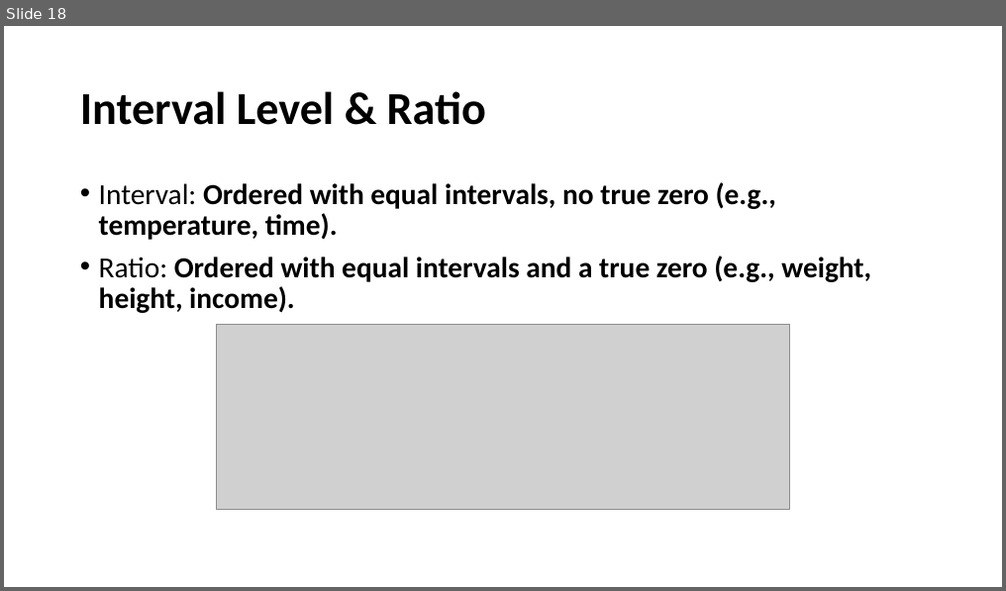
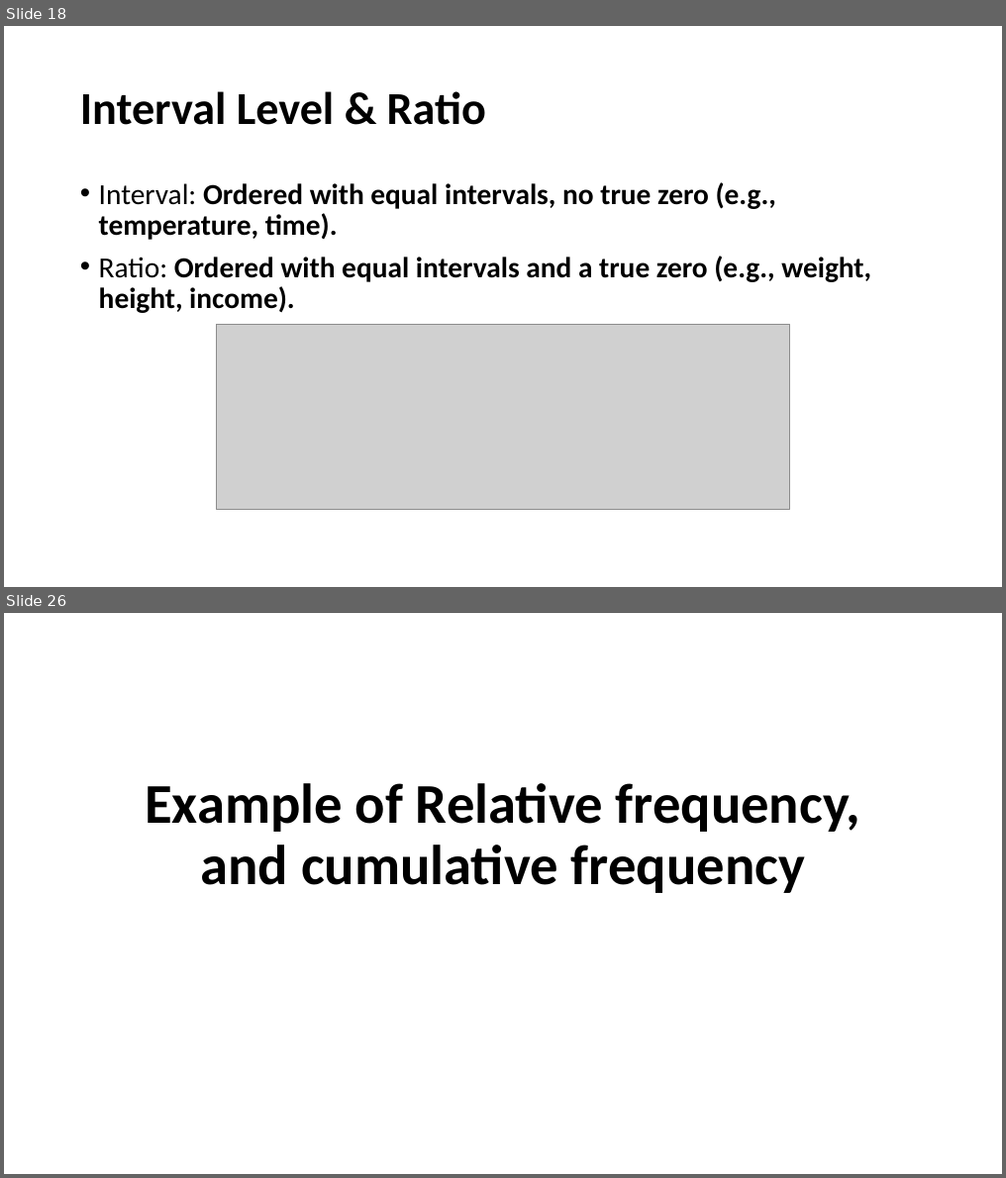
Before and after one commit to joviyal-arun/STAT_TUTORIAL_DOCUMENTS, a slide deck: statistics_tutorial.pptx. Shown one above the other, each under a label of ours: slide 18 before the commit, slides 18 and 26 after it; the slides between them are not shown. The pictures are 1006x591 and 1006x1178 pixels, drawn with LibreOffice and Linux fonts; fonts in the diff are those of the drawing; grey boxes stand for pictures. Boxes give left, top, right and bottom in pixels: in the first picture for what was removed or moved away, otherwise in the second. Text is boxed around its words. In the diff, an @@ line names an element or a change of style, - is before the commit and + after.

Commit message:
frequency distribution tutorial

```diff
--- a/statistics_tutorial.pptx
+++ b/statistics_tutorial.pptx
@@ slide 26 added at bbox=[4, 613, 1002, 1174], background #FFFFFF @@
@@ title added at bbox=[145, 783, 860, 893], 54 pt, text #000000, bold @@
+Example of Relative frequency, and cumulative frequency
```
Also in this commit, not shown: 15 other slides added.
